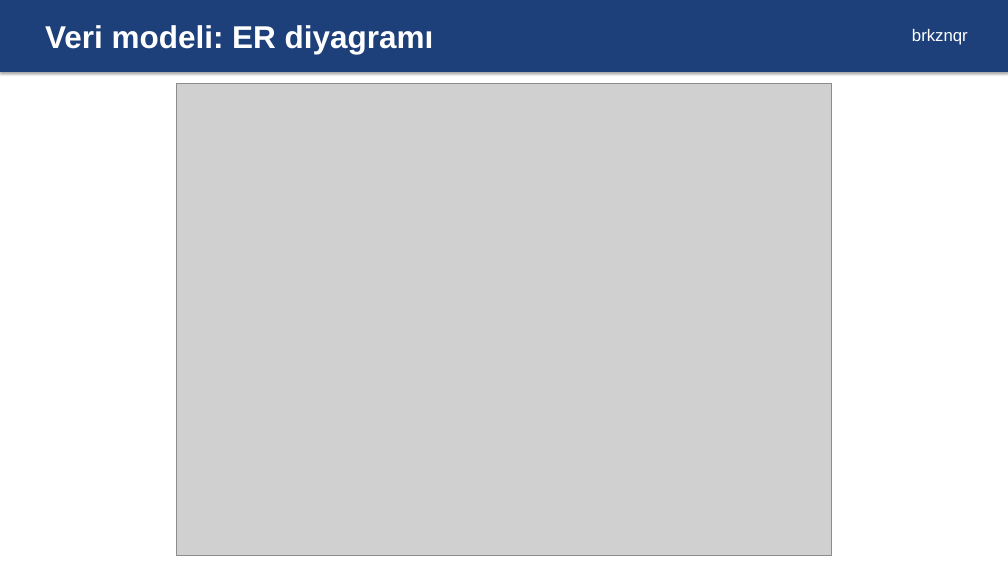
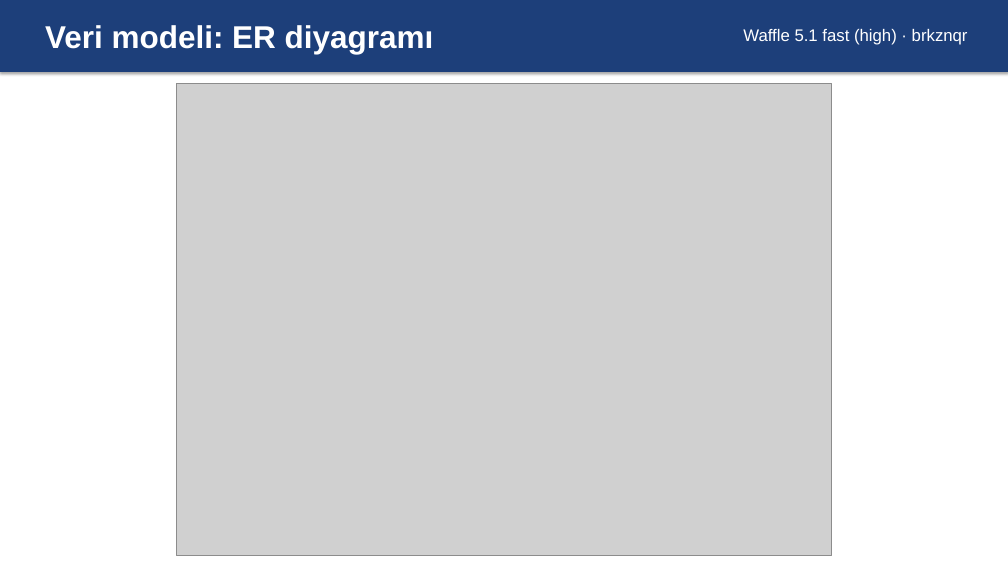
Before and after one commit to EmreSndkc/waffle_v5.1, a slide deck: slide 3 of docs/slides/CSE321_Waffle_5.1_Slides.pptx (slide 4 before the commit). Drawn at 1008x567 pixels with LibreOffice and Linux fonts; fonts in the diff are those of the drawing; grey boxes stand for pictures. Boxes give left, top, right and bottom in pixels: in the first picture for what was removed or moved away, otherwise in the second. Text is boxed around its words. In the diff, an @@ line names an element or a change of style, - is before the commit and + after.

```diff
--- a/docs/slides/CSE321_Waffle_5.1_Slides.pptx
+++ b/docs/slides/CSE321_Waffle_5.1_Slides.pptx
@@ text at (743, 29, 968, 45): text changed @@
-brkznqr
+Waffle 5.1 fast (high) · brkznqr
```
Also in this commit, not shown: 5 other slides changed, 1 slide removed, 1 other file.
